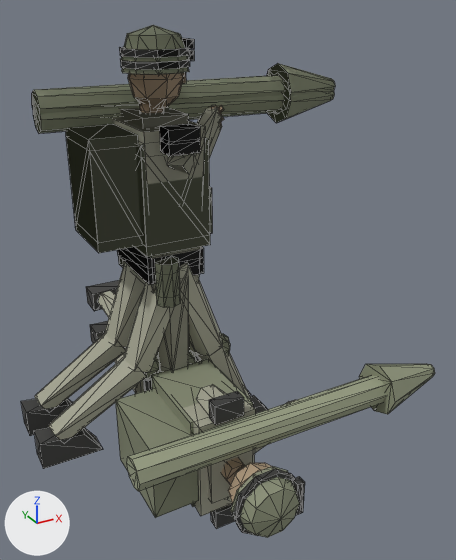
What one commit did to the glTF model art/models/at.glb.
Rendered twice from a 50 mm camera at (-0.94, -2.31, 1.91) aimed at (0.27, -0.12, 0.82). Every picture has the same lights, and +X, +Y and +Z are marked at lower left. The first picture is the older version. Mesh edges are drawn as thin lines. Vertices at exactly the same position are counted once.

In view in the first picture: 'dead', 'hull', 'pose0', 'pose1', 'pose3'.
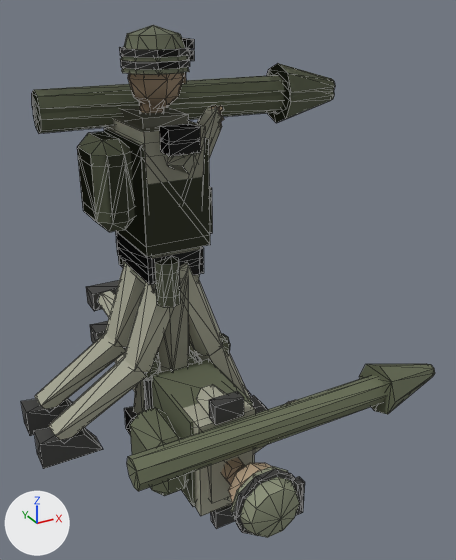
Patch to the scene script:
```diff
--- a/art/models/at.glb.py
+++ b/art/models/at.glb.py
@@ mat_kit @@
+mat_kit = bpy.data.materials.new('kit')
+# nodes: BsdfPrincipled, Mix, OutputMaterial, VertexColor
+# colours: greyish green #6c7359, mixed with the vertex colours
@@ me_hull @@
-me_hull.from_pydata(...)  # 497 vertices, 862 faces; spans x -0.4..0.97, y -0.29..0.29, z 0.0..1.84
+me_hull.from_pydata(...)  # 513 vertices, 894 faces; spans x -0.4..0.97, y -0.29..0.29, z 0.0..1.84
+# me_hull part 1: the loose piece of 8 vertices spanning x -0.3..-0.12, y -0.15..0.15, z 1.1..1.48 is rebuilt with 24 vertices and now spans x -0.28..-0.12, y -0.13..0.13, z 1.15..1.46, in mat_kit
+# me_hull part 2: 256 faces spanning x -0.4..0.97, y -0.25..0.27, z 0.41..1.67 switch from mat_olive to mat_kit
 me_hull.materials.append(mat_body)
@@ me_dead @@
-me_dead.from_pydata(...)  # 497 vertices, 862 faces; spans x -0.4..0.97, y -0.94..0.9, z 0.0..0.58
+me_dead.from_pydata(...)  # 513 vertices, 894 faces; spans x -0.4..0.97, y -0.94..0.9, z 0.0..0.58
+# me_dead part 3: the loose piece of 8 vertices spanning x -0.3..-0.12, y -0.58..-0.2, z 0.14..0.44 is rebuilt with 24 vertices and now spans x -0.28..-0.12, y -0.56..-0.25, z 0.16..0.42, in mat_kit
+# me_dead part 4: 256 faces spanning x -0.4..0.97, y -0.77..0.49, z 0.04..0.56 switch from mat_olive to mat_kit
 me_dead.materials.append(mat_body)
@@ me_pose0 @@
-me_pose0.from_pydata(...)  # 509 vertices, 866 faces; spans x -0.4..0.97, y -0.29..0.29, z 0.0..1.8
+me_pose0.from_pydata(...)  # 525 vertices, 898 faces; spans x -0.4..0.97, y -0.29..0.29, z 0.0..1.8
+# me_pose0 part 5: the loose piece of 8 vertices spanning x -0.3..-0.12, y -0.15..0.15, z 1.06..1.44 is rebuilt with 24 vertices and now spans x -0.28..-0.12, y -0.13..0.13, z 1.11..1.42, in mat_kit
+# me_pose0 part 6: 256 faces spanning x -0.4..0.97, y -0.25..0.27, z 0.37..1.63 switch from mat_olive to mat_kit
 me_pose0.materials.append(mat_body)
@@ me_pose1 @@
-me_pose1.from_pydata(...)  # 509 vertices, 866 faces; spans x -0.61..0.97, y -0.29..0.29, z 0.04..1.84
+me_pose1.from_pydata(...)  # 525 vertices, 898 faces; spans x -0.61..0.97, y -0.29..0.29, z 0.04..1.84
+# me_pose1 part 7: the loose piece of 8 vertices spanning x -0.3..-0.12, y -0.15..0.15, z 1.1..1.48 is rebuilt with 24 vertices and now spans x -0.28..-0.12, y -0.13..0.13, z 1.15..1.46, in mat_kit
+# me_pose1 part 8: 256 faces spanning x -0.4..0.97, y -0.25..0.27, z 0.44..1.67 switch from mat_olive to mat_kit
 me_pose1.materials.append(mat_body)
@@ me_pose2 @@
-me_pose2.from_pydata(...)  # 509 vertices, 866 faces; spans x -0.4..0.97, y -0.29..0.29, z 0.0..1.8
+me_pose2.from_pydata(...)  # 525 vertices, 898 faces; spans x -0.4..0.97, y -0.29..0.29, z 0.0..1.8
+# me_pose2 part 9: the loose piece of 8 vertices spanning x -0.3..-0.12, y -0.15..0.15, z 1.06..1.44 is rebuilt with 24 vertices and now spans x -0.28..-0.12, y -0.13..0.13, z 1.11..1.42, in mat_kit
+# me_pose2 part 10: 256 faces spanning x -0.4..0.97, y -0.25..0.27, z 0.37..1.63 switch from mat_olive to mat_kit
 me_pose2.materials.append(mat_body)
@@ me_pose3 @@
-me_pose3.from_pydata(...)  # 509 vertices, 866 faces; spans x -0.61..0.97, y -0.29..0.29, z 0.04..1.84
+me_pose3.from_pydata(...)  # 525 vertices, 898 faces; spans x -0.61..0.97, y -0.29..0.29, z 0.04..1.84
+# me_pose3 part 11: the loose piece of 8 vertices spanning x -0.3..-0.12, y -0.15..0.15, z 1.1..1.48 is rebuilt with 24 vertices and now spans x -0.28..-0.12, y -0.13..0.13, z 1.15..1.46, in mat_kit
+# me_pose3 part 12: 256 faces spanning x -0.4..0.97, y -0.25..0.27, z 0.44..1.67 switch from mat_olive to mat_kit
 me_pose3.materials.append(mat_body)
```

Where the change shows, as pixel boxes [x1, y1, x2, y2] in the pictures (456 x 560 px):
'pose2', reshaped (not visible before): after [33, 50, 334, 434]
'pose0', reshaped (not visible afterwards): before [33, 50, 334, 394]
'hull', reshaped: before [89, 39, 212, 364]; after [77, 39, 212, 364]
part 1 of me_hull, rebuilt: before [89, 124, 137, 140]; after [77, 131, 126, 211]
part 2 of me_hull, recoloured: before [137, 147, 212, 364]; after [137, 138, 212, 364]
part 3 of me_dead, rebuilt (29% narrower, 31% shorter): before [115, 389, 198, 518]; after [130, 407, 189, 496]
part 4 of me_dead, recoloured (darker): [127, 353, 435, 507] in both
part 5 of me_pose0, rebuilt (not visible afterwards): before [67, 138, 142, 253]
part 6 of me_pose0, recoloured: before [33, 73, 334, 308]
part 7 of me_pose1, rebuilt: before [66, 128, 141, 243]; after [77, 133, 130, 156]
part 8 of me_pose1, recoloured: [32, 63, 335, 355] in both
part 9 of me_pose2, rebuilt (not visible before): after [82, 162, 135, 232]
part 10 of me_pose2, recoloured: after [33, 73, 334, 308]
part 11 of me_pose3, rebuilt: before [69, 124, 107, 140]; after [77, 133, 131, 213]
part 12 of me_pose3, recoloured: before [136, 144, 211, 381]; after [104, 128, 211, 381]
